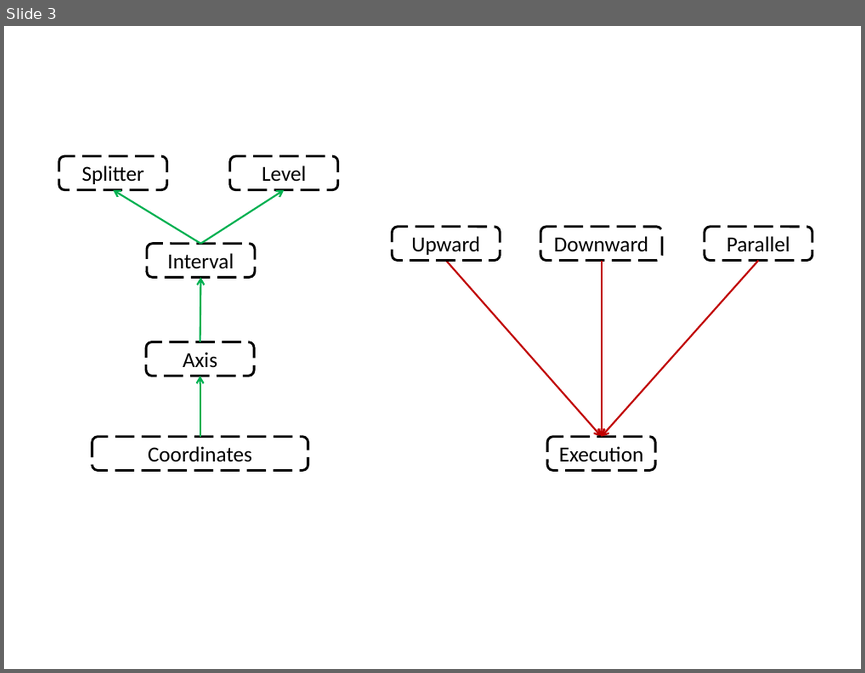
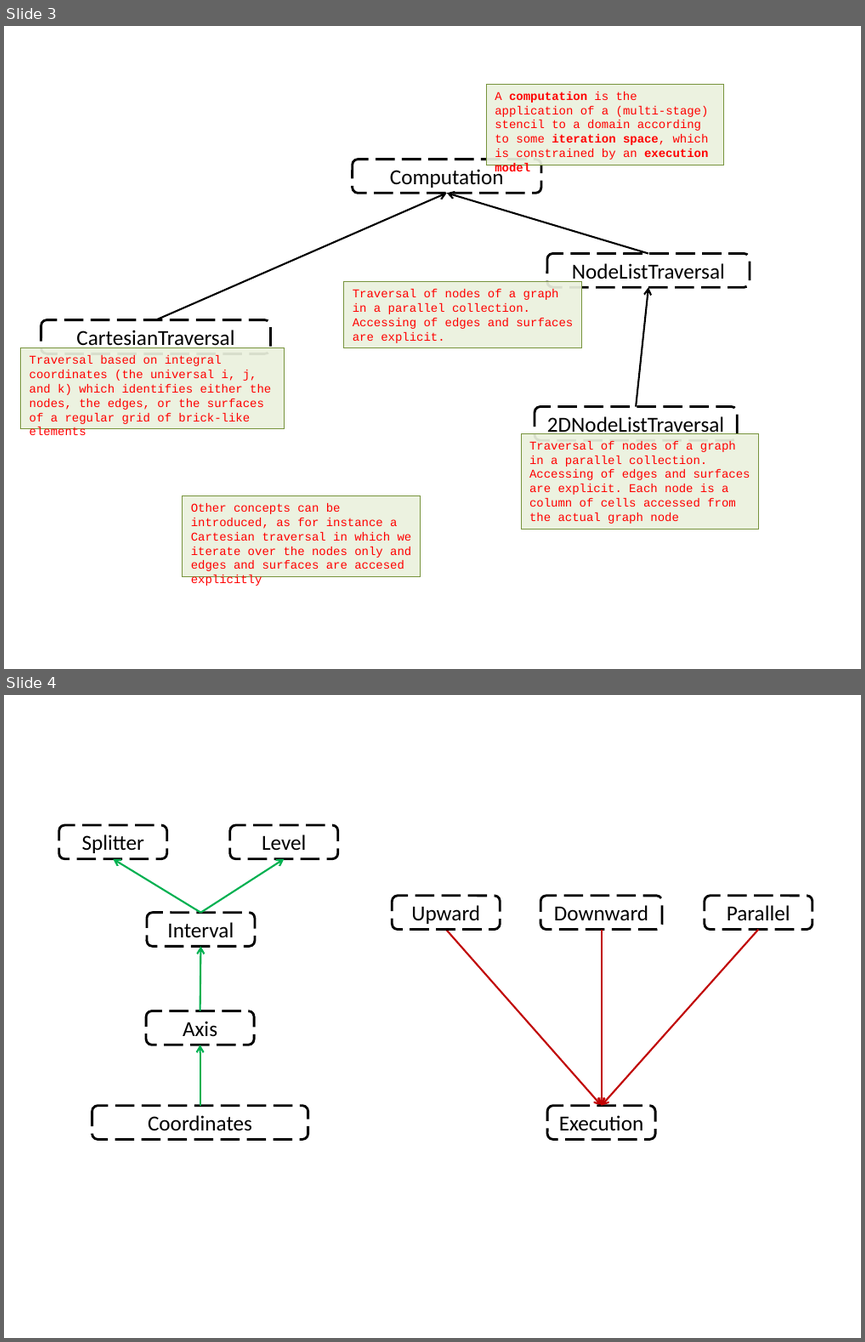
Before and after one commit to GridTools/gridtools, a slide deck: docs/diagrams/gridtoolsconcepts.pptx. Shown one above the other, each under a label of ours: slide 3 before the commit, slides 3 and 4 after it. The pictures are 865x673 and 865x1342 pixels, drawn with LibreOffice and Linux fonts; fonts in the diff are those of the drawing. Boxes give left, top, right and bottom in pixels: in the first picture for what was removed or moved away, otherwise in the second. Text is boxed around its words. In the diff, an @@ line names an element or a change of style, - is before the commit and + after.

Commit message:
added computation concept image

```diff
--- a/docs/diagrams/gridtoolsconcepts.pptx
+++ b/docs/diagrams/gridtoolsconcepts.pptx
@@ slide 3 added at <box>4,26,861,669</box>, background #FFFFFF @@
@@ rectangle added at <box>487,85,724,165</box>, fill #EBF1DE at 92% opacity, outline #77933C 0.75 pt, 10 pt, text #FF0000 @@
+A computation is the application of a (multi-stage) stencil to a domain according to some iteration space, which is constrained by an execution model
@@ rounded rectangle added at <box>352,159,540,193</box>, outline #000000 2 pt dashed, 18 pt, text #000000 @@
+Computation
@@ arrow added from (155, 320) to (447, 193), #000000 1.5 pt @@
@@ arrow added from (648, 253) to (447, 193), #000000 1.5 pt @@
@@ rounded rectangle added at <box>547,253,749,286</box>, outline #000000 2 pt dashed, 18 pt, text #000000 @@
+NodeListTraversal
@@ rectangle added at <box>344,281,581,347</box>, fill #EBF1DE at 92% opacity, outline #77933C 0.75 pt, 10 pt, text #FF0000 @@
+Traversal of nodes of a graph in a parallel collection. Accessing of edges and surfaces are explicit.
@@ arrow added from (636, 407) to (648, 287), #000000 1.5 pt @@
@@ rounded rectangle added at <box>41,320,270,353</box>, outline #000000 2 pt dashed, 18 pt, text #000000 @@
+CartesianTraversal
@@ rectangle added at <box>21,348,284,429</box>, fill #EBF1DE at 92% opacity, outline #77933C 0.75 pt, 10 pt, text #FF0000 @@
+Traversal based on integral coordinates (the universal i, j, and k) which identifies either the nodes, the edges, or the surfaces of a regular grid of brick-like elements
@@ rounded rectangle added at <box>534,407,737,440</box>, outline #000000 2 pt dashed, 18 pt, text #000000 @@
+2DNodeListTraversal
@@ rectangle added at <box>521,434,758,529</box>, fill #EBF1DE at 92% opacity, outline #77933C 0.75 pt, 10 pt, text #FF0000 @@
+Traversal of nodes of a graph in a parallel collection. Accessing of edges and surfaces are explicit. Each node is a column of cells accessed from the actual graph node
@@ rectangle added at <box>182,495,420,576</box>, fill #EBF1DE at 92% opacity, outline #77933C 0.75 pt, 10 pt, text #FF0000 @@
+Other concepts can be introduced, as for instance a Cartesian traversal in which we iterate over the nodes only and edges and surfaces are accesed explicitly
@@ what was slide 3 is now slide 4 @@
```
Also in this commit, not shown: 1 slide changed, 4 other files.
